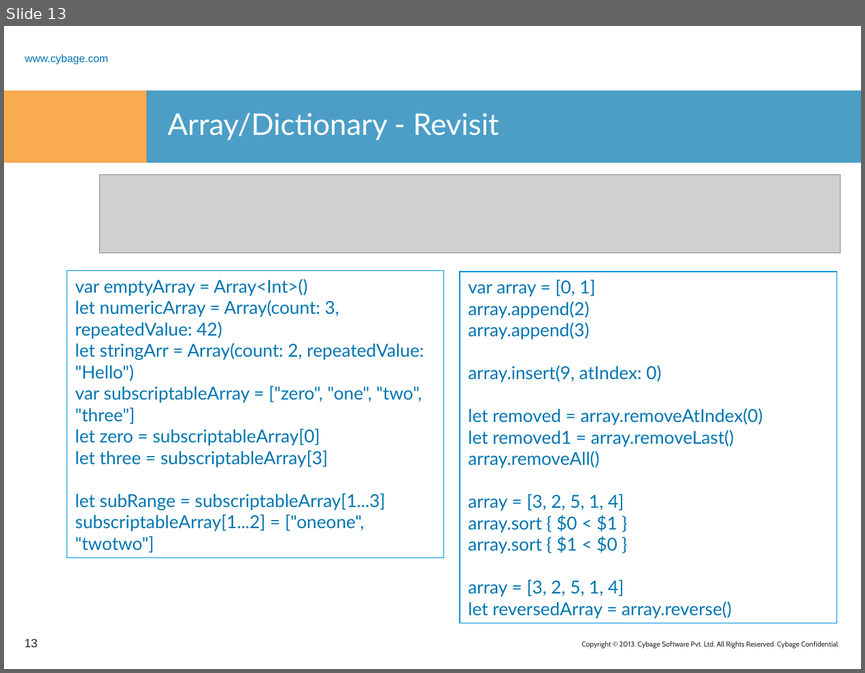
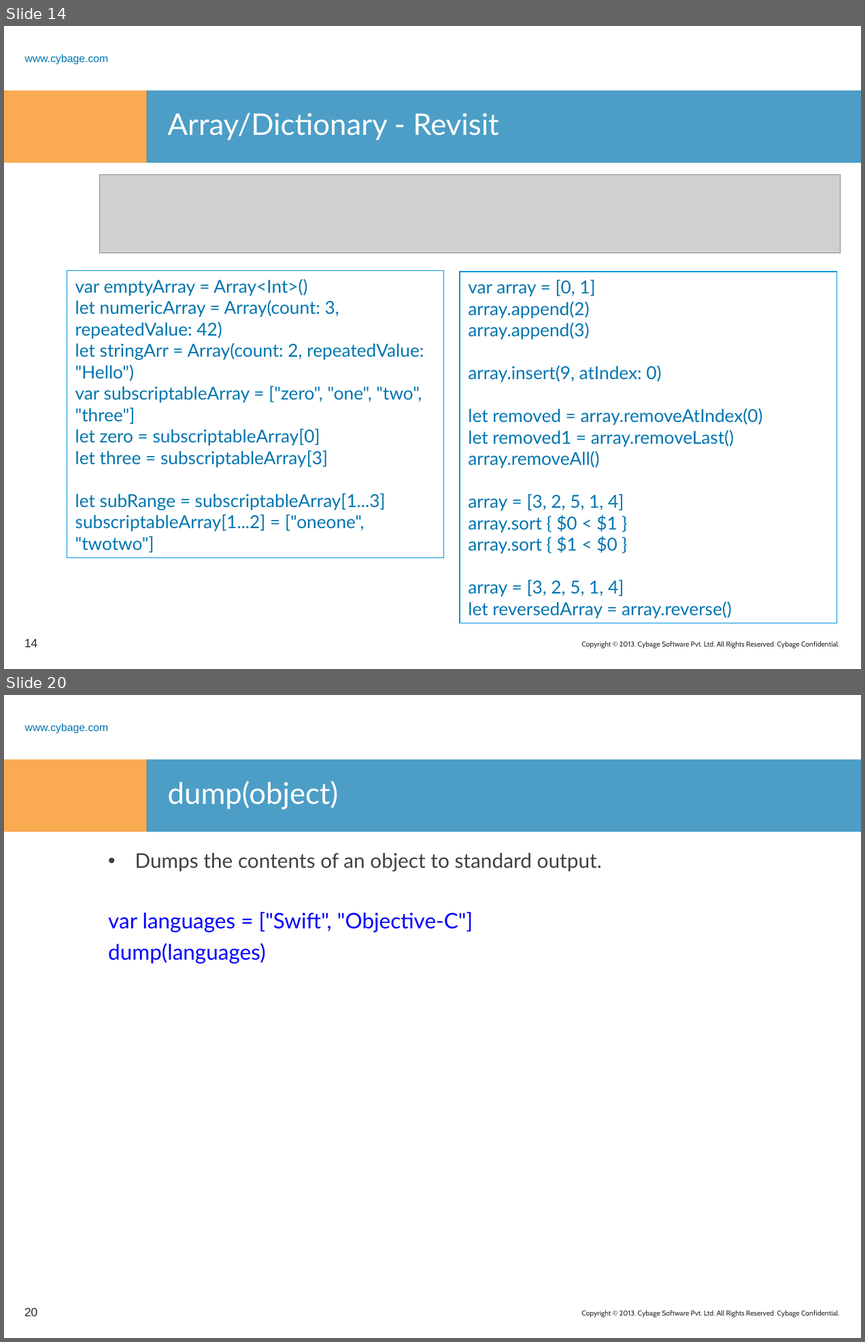
Before and after one commit to sumantar/Learn_Swift, a slide deck: PPT/Learn_Swift-4.ppt. Shown one above the other, each under a label of ours: slide 13 before the commit, slides 14 and 20 after it; the slides between them are not shown. The pictures are 865x673 and 865x1342 pixels, drawn with LibreOffice and Linux fonts; fonts in the diff are those of the drawing; grey boxes stand for pictures; background and template pictures are left out. Boxes give left, top, right and bottom in pixels: in the first picture for what was removed or moved away, otherwise in the second. Text is boxed around its words. In the diff, an @@ line names an element or a change of style, - is before the commit and + after.

```diff
--- a/PPT/Learn_Swift-4.ppt
+++ b/PPT/Learn_Swift-4.ppt
@@ slide 20 added at <box>4,695,861,1338</box>, background #FFFFFF; not listed: 4 template elements that a slide beside it also shows @@
@@ title added at <box>168,781,339,809</box>, 25 pt, text #FFFFFF @@
+dump(object)
@@ text added at <box>108,853,602,964</box>, 18 pt, text #0000FF @@
+• Dumps the contents of an object to standard output.
+var languages = ["Swift", "Objective-C"]
+dump(languages)
@@ page number added at <box>24,1307,37,1316</box>, 10 pt, text #262626 @@
+20
@@ what was slide 13 is now slide 14 @@
@@ page number at <box>24,639,37,647</box>: text changed @@
-13
+14
```
Also in this commit, not shown: 28 other slides added, 6 other files.
